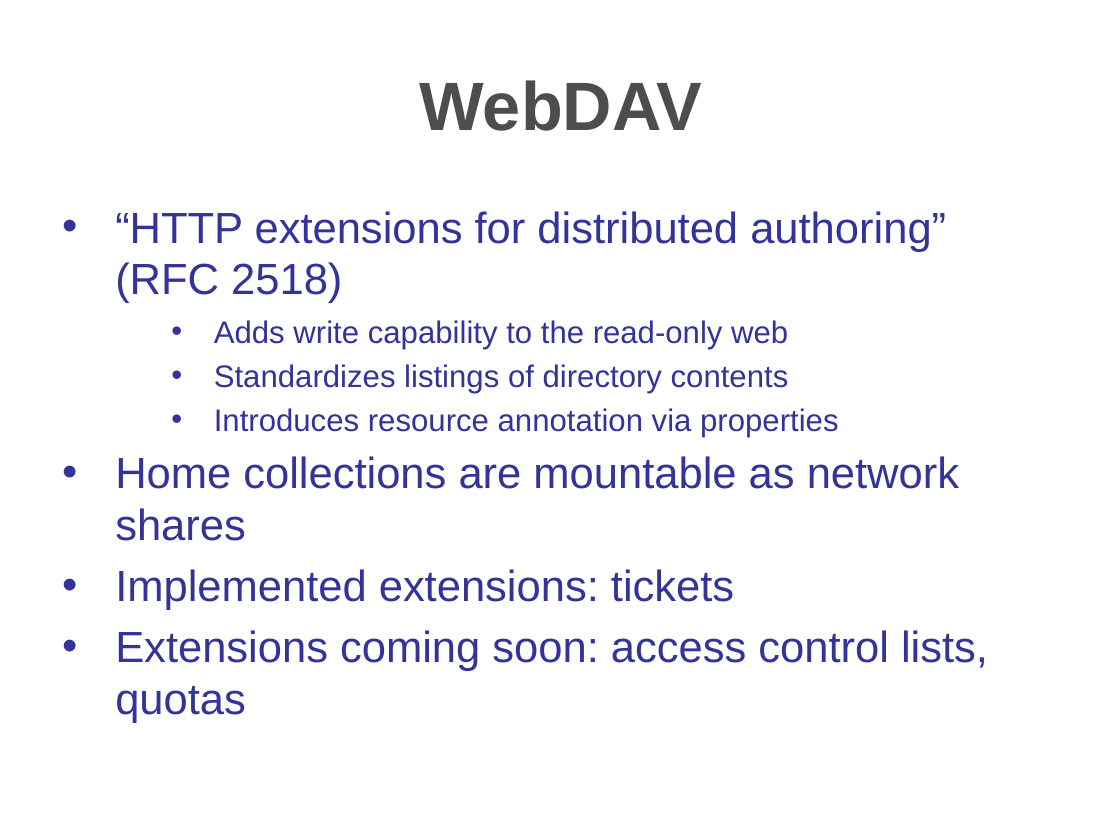
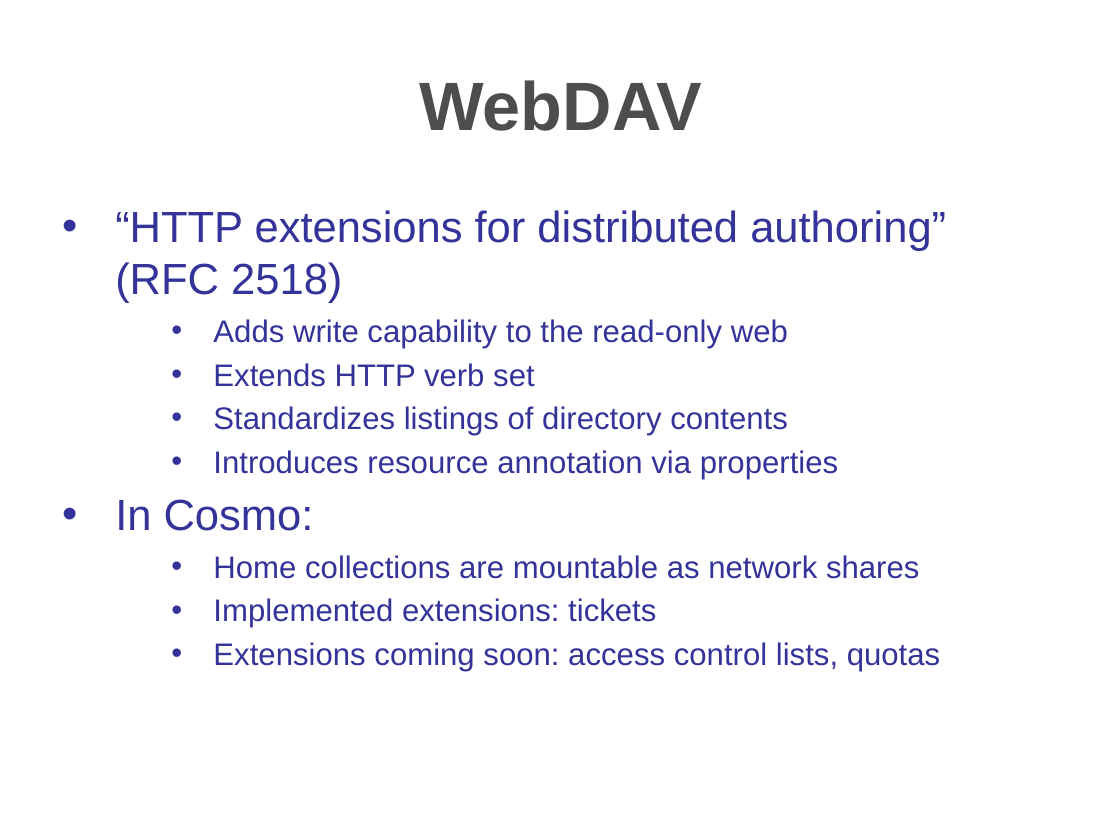
Before and after one commit to travis/cosmo, a slide deck: slide 12 of src/docs/presentations/apachecon2006.ppt (slide 20 before the commit). Drawn at 1120x840 pixels with LibreOffice and Linux fonts; fonts in the diff are those of the drawing; background and template pictures are left out. Boxes give left, top, right and bottom in pixels: in the first picture for what was removed or moved away, otherwise in the second. Text is boxed around its words. In the diff, an @@ line names an element or a change of style, - is before the commit and + after.

```diff
--- a/src/docs/presentations/apachecon2006.ppt
+++ b/src/docs/presentations/apachecon2006.ppt
@@ text at box(115, 210, 946, 671): size 28 to 20 pt in "Home collections are mountable as network shares", "Implemented extensions: tickets", "Extensions coming soon: access control lists, quotas"; line spacing 33.4pt to 33.2pt; line spacing 23.4pt to 23.1pt; list level 1 to 3 in "Home collections are mountable as ..."; line spacing 33.4pt to 23.1pt; list level 1 to 3 in "Implemented extensions: tickets"; list level 1 to 3 in "Extensions coming soon: access control ..." @@
@@ text at box(213, 363, 535, 387): paragraph added @@
+    • Extends HTTP verb set
@@ text at box(115, 499, 314, 531): paragraph added @@
+• In Cosmo:
```
Also in this commit, not shown: 23 other slides changed, 5 slides added, 5 slides removed.
